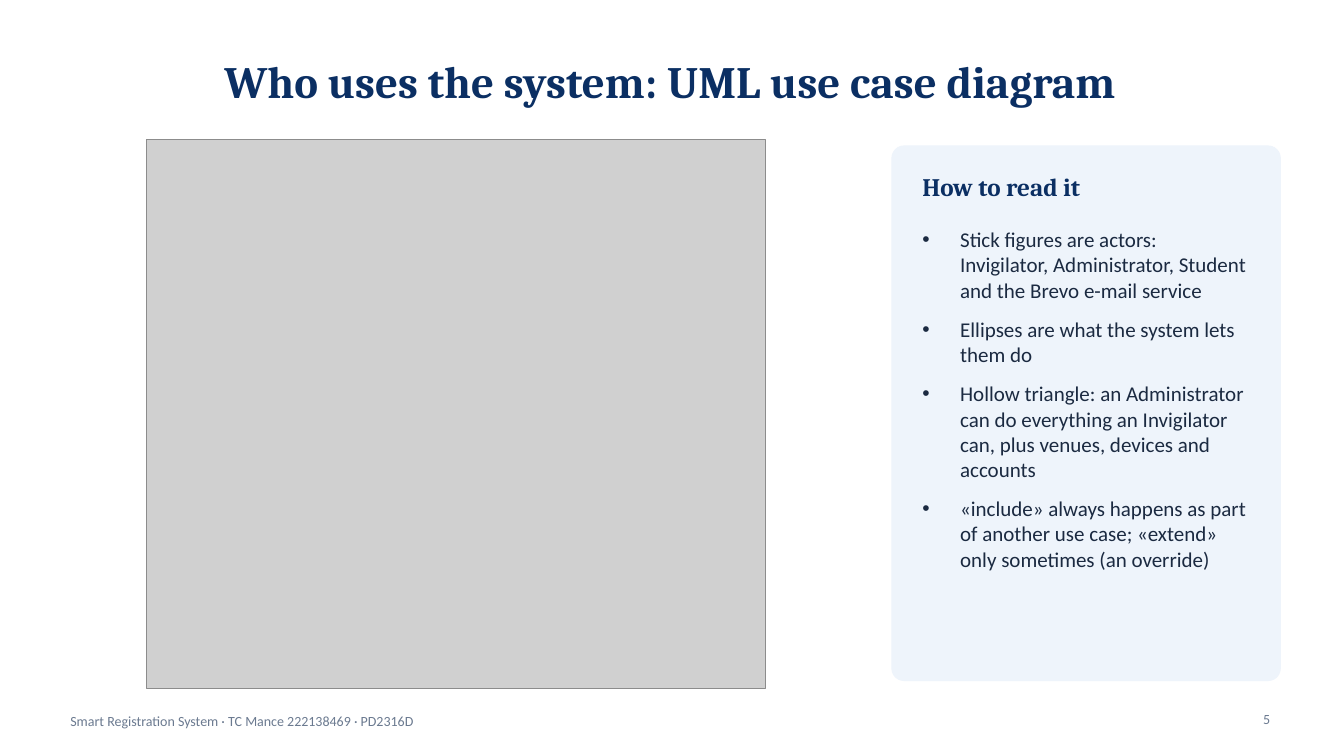
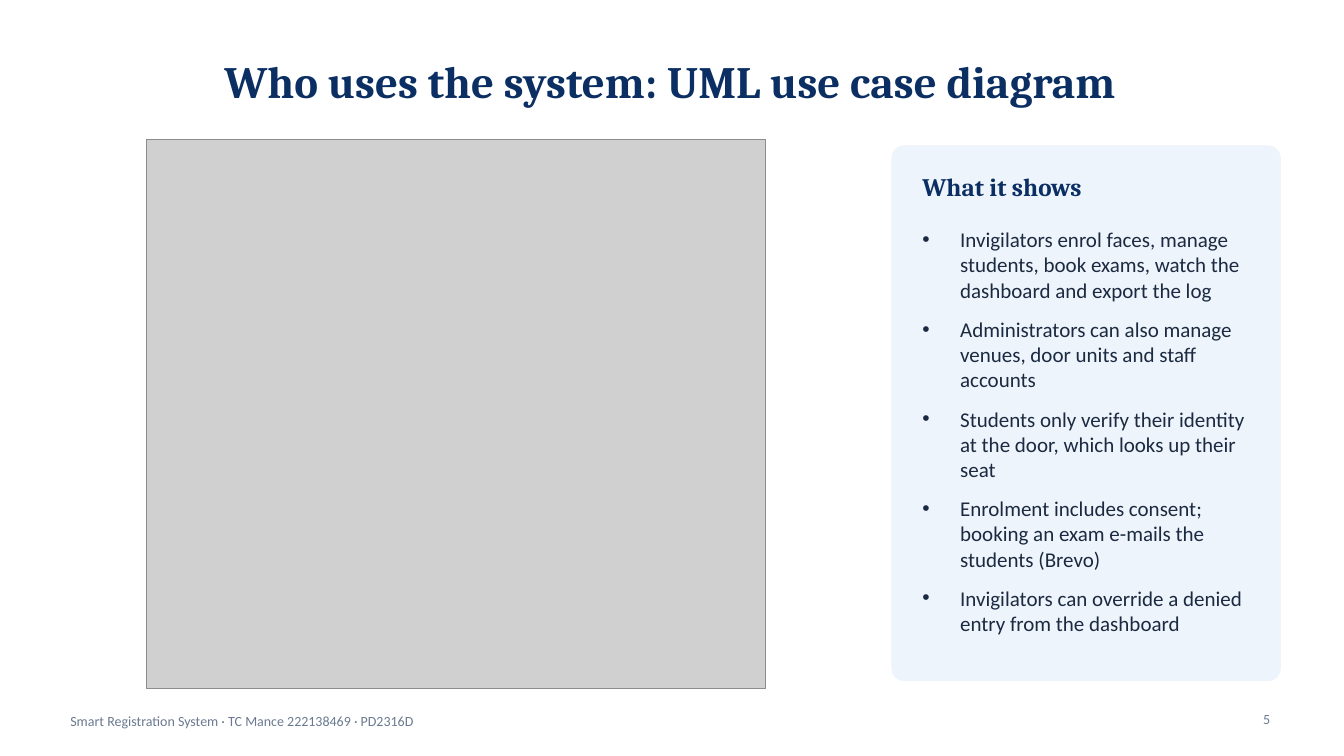
Before and after one commit to TebogoClifford/Smart_Registration_System, a slide deck: slide 5 of docs_out/SRS_Presentation_TC_Mance.pptx. Drawn at 1344x756 pixels with LibreOffice and Linux fonts; fonts in the diff are those of the drawing; grey boxes stand for pictures. Boxes give left, top, right and bottom in pixels: in the first picture for what was removed or moved away, otherwise in the second. Text is boxed around its words. In the diff, an @@ line names an element or a change of style, - is before the commit and + after.

```diff
--- a/docs_out/SRS_Presentation_TC_Mance.pptx
+++ b/docs_out/SRS_Presentation_TC_Mance.pptx
@@ text at (922,178,1082,197): text changed @@
-How to read it
+What it shows
@@ text at (960,232,1244,635): text changed @@
-• Stick figures are actors: Invigilator, Administrator, Student and the Brevo e-mail service
-• Ellipses are what the system lets them do
-• Hollow triangle: an Administrator can do everything an Invigilator can, plus venues, devices and accounts
-• «include» always happens as part of another use case; «extend» only sometimes (an override)
+• Invigilators enrol faces, manage students, book exams, watch the dashboard and export the log
+• Administrators can also manage venues, door units and staff accounts
+• Students only verify their identity at the door, which looks up their seat
+• Enrolment includes consent; booking an exam e-mails the students (Brevo)
+• Invigilators can override a denied entry from the dashboard
```
Also in this commit, not shown: 5 other slides changed, 11 other files.
